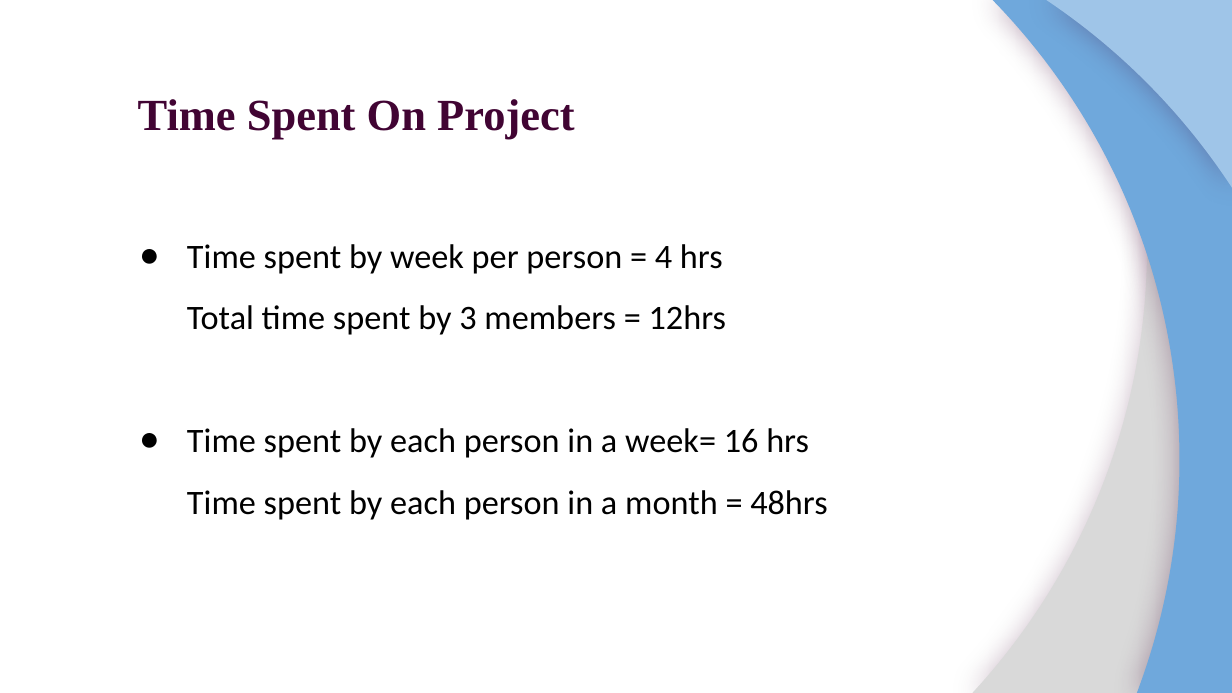
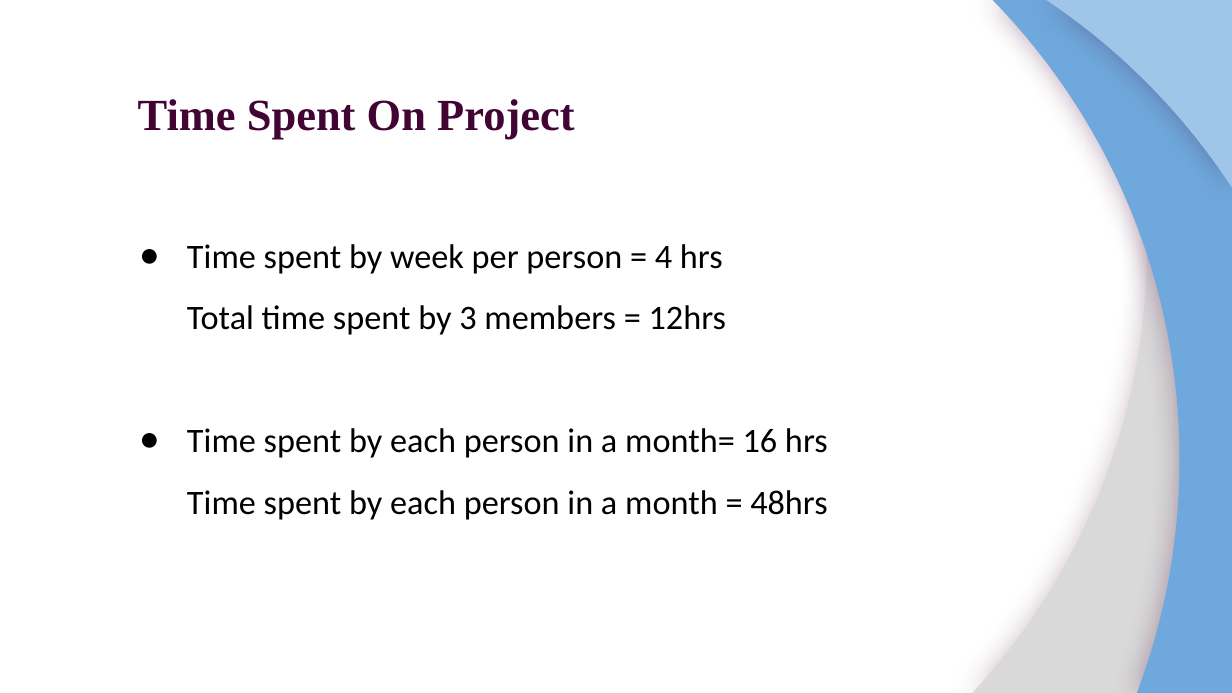
Before and after one commit to JayJajoo/IDMP-project, a slide deck: slide 22 of PowerPoint/IDMP project.pptx. Drawn at 1232x693 pixels with LibreOffice and Linux fonts; fonts in the diff are those of the drawing. Boxes give left, top, right and bottom in pixels: in the first picture for what was removed or moved away, otherwise in the second. Text is boxed around its words. In the diff, an @@ line names an element or a change of style, - is before the commit and + after.

Commit message:
Changed PPT

```diff
--- a/PowerPoint/IDMP project.pptx
+++ b/PowerPoint/IDMP project.pptx
@@ title at (x1=187, y1=428, x2=828, y2=458): text changed @@
-● Time spent by each person in a week= 16 hrs
+● Time spent by each person in a month= 16 hrs
```
Also in this commit, not shown: 2 other files.
